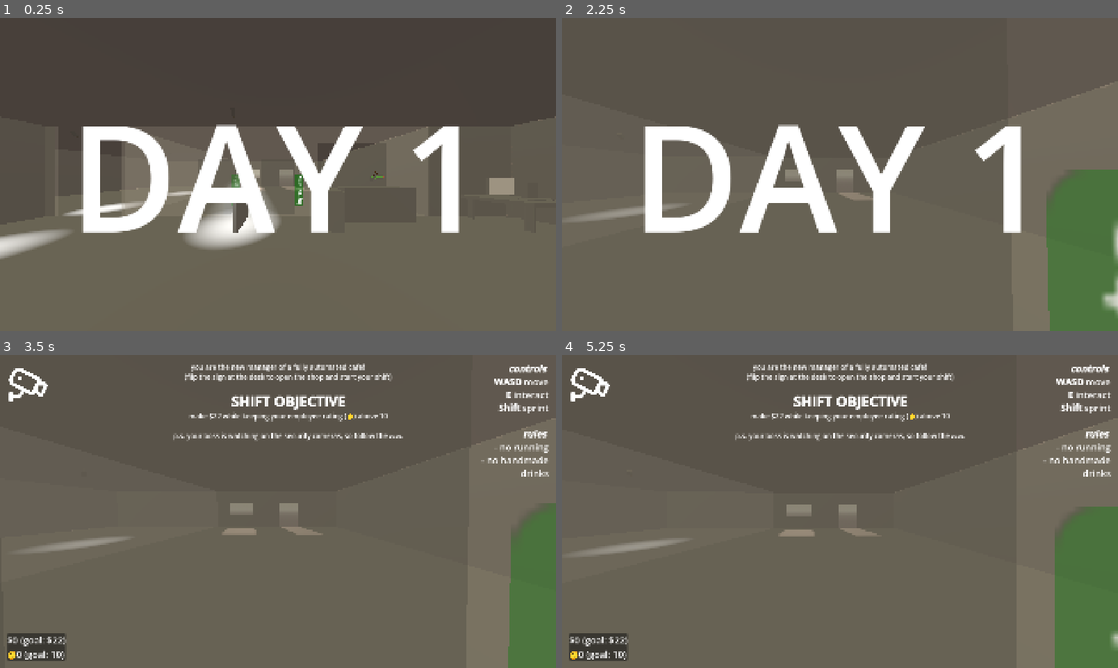
Above: before the commit, frames 1-4 (two rows, left to right).
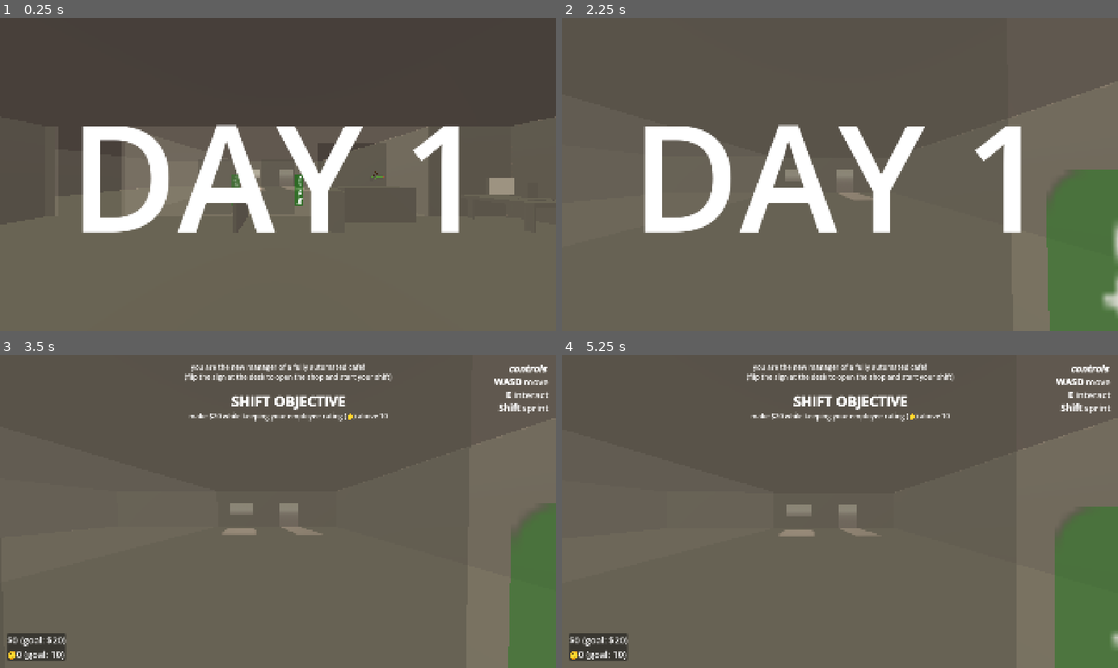
Above: after the commit, the same moments.

Repository: Sunday-Studio-Team/cafe
Game: Godot game, scene res://main.tscn
The game is run twice, just before and just after one commit, with the same random seed, the same clock (stepped at 60 frames per second) and the same inputs.
Inputs (mouse positions are in pixels of both pictures, inside the frame that each line leads up to):
- Up to frame 1 (0.25 s): no input
- Up to frame 2 (2.25 s): move the mouse to (867, 174) at 0.52 s; hold Shift (sprint) 0.53-1.28 s; hold W (move_forward) from 0.53 s (still down); move the mouse to (812, 174) at 1.27 s; tap E (interact) at 1.35 s; tap Shift (sprint) at 1.55 s; tap Enter at 2 s; move the mouse to (851, 168) at 2.02 s; hold Shift (sprint) from 2.03 s (still down)
- Up to frame 3 (3.5 s): keep holding W (move_forward); tap Space at 2.75 s; move the mouse to (272, 517) at 2.77 s; release Shift (sprint) at 2.78 s; tap I at 2.85 s; tap Shift (sprint) at 3.05 s
- Up to frame 4 (5.25 s): keep holding W (move_forward); tap Enter at 3.5 s; move the mouse to (878, 514) at 3.52 s; hold Shift (sprint) 3.53-4.28 s; move the mouse to (795, 508) at 4.27 s; tap E (interact) at 4.35 s; tap Shift (sprint) at 4.55 s; tap Space at 5 s; move the mouse to (845, 511) at 5.02 s; hold Shift (sprint) from 5.03 s (still down)

The runs differ from the first frame. In frame 1, 2.3% of the frame differs, in the area x 0-51%, y 52-78%; in frame 2, 0.3%; in frame 3, 1.5%; in frame 4, 1.5%.

Commit message:
add day 4
day 1 is now a shorter day with no cameras, all other days moved back by 1

Diff:
--- a/godot/autoloads/global.gd
+++ b/godot/autoloads/global.gd
@@ -26,7 +26,7 @@
 var day := 1
 # this just defines the max day where we quit if we beat it
 # (instead of loading the next day)
-var final_day := 3
+var final_day := 4
 # rules (true = rule in effect) (these are toggled per-day in main.gd)
 var holding_ingredients_rule := false
 
--- a/godot/main.gd
+++ b/godot/main.gd
@@ -1,6 +1,7 @@
 extends Node3D
 
 @export var machines: Array[Machine]
+@export var cameras: Node3D
 @export var side_machine: Machine
 @export var customer_spawn_timer: Timer
 @export var customer_scene: PackedScene
@@ -52,11 +53,20 @@
 
 # we reload this main scene to start each day, so we set all the per-day stuff here
 func set_per_day_stuff() -> void:
+	if Global.day >= 1:
+		game_timer.wait_time = 90
+		Stats.chance_of_machine_breaking = 0.3
+		Stats.daily_profit_goal = 20
+		cameras.hide()
 	if Global.day >= 2:
+		game_timer.wait_time = 120
+		Stats.chance_of_machine_breaking = 0.2
+		cameras.show()
+	if Global.day >= 3:
 		Stats.daily_profit_goal = 30
 		machines.append(side_machine)
 		side_machine.show()
-	if Global.day >= 3:
+	if Global.day >= 4:
 		Global.holding_ingredients_rule = true
 
 
--- a/godot/main.tscn
+++ b/godot/main.tscn
@@ -65,9 +65,10 @@
 format = 3
 stereo = true
 
-[node name="Main" type="Node3D" unique_id=1806237155 node_paths=PackedStringArray("machines", "side_machine", "customer_spawn_timer", "spot_for_customer_entry", "customer_leaving_spot", "game_timer", "window", "ui", "day_indicator", "minigame_controller")]
+[node name="Main" type="Node3D" unique_id=1806237155 node_paths=PackedStringArray("machines", "cameras", "side_machine", "customer_spawn_timer", "spot_for_customer_entry", "customer_leaving_spot", "game_timer", "window", "ui", "day_indicator", "minigame_controller")]
 script = ExtResource("1_ig7tw")
 machines = [NodePath("Machines/Machine2"), NodePath("Machines/Machine3")]
+cameras = NodePath("SecurityCams")
 side_machine = NodePath("Machines/Machine")
 customer_spawn_timer = NodePath("CustomerSpawnTimer")
 customer_scene = ExtResource("3_h2yge")
@@ -257,28 +258,30 @@
 [node name="Window" parent="." unique_id=556547264 instance=ExtResource("4_272bh")]
 transform = Transform3D(1, 0, 0, 0, 1, 0, 0, 0, 1, 2.4912045, 0, 4)
 
-[node name="SecurityCam" parent="." unique_id=557976636 instance=ExtResource("12_dg77c")]
+[node name="SecurityCams" type="Node3D" parent="." unique_id=1471552417]
+
+[node name="SecurityCam" parent="SecurityCams" unique_id=557976636 instance=ExtResource("12_dg77c")]
 transform = Transform3D(0.92853117, 0, -0.3712544, 0, 1, 0, 0.3712544, 0, 0.92853117, -6.9470425, 2.6975236, 4.209534)
 rotation_pause_length = 4.0
 
-[node name="SecurityCam2" parent="." unique_id=245896451 instance=ExtResource("12_dg77c")]
+[node name="SecurityCam2" parent="SecurityCams" unique_id=245896451 instance=ExtResource("12_dg77c")]
 transform = Transform3D(1, 0, 0, 0, 1, 0, 0, 0, 1, -0.9847103, 2.6719248, 5.5821085)
 rotation_time = 2.0
 rotation_pause_length = 4.0
 
-[node name="SpotLight3D" parent="SecurityCam2" index="0" unique_id=1348601655]
+[node name="SpotLight3D" parent="SecurityCams/SecurityCam2" index="0" unique_id=1348601655]
 spot_angle = 25.0
 
-[node name="SecurityCam3" parent="." unique_id=1837350934 instance=ExtResource("12_dg77c")]
+[node name="SecurityCam3" parent="SecurityCams" unique_id=1837350934 instance=ExtResource("12_dg77c")]
 transform = Transform3D(0.70710677, 0, -0.70710677, 0, 1, 0, 0.70710677, 0, 0.70710677, -5.8847103, 2.6719248, 6.8821087)
 rotation_amount = 45.0
 rotation_time = 2.0
 rotation_pause_length = 0.0
 
-[node name="SecurityCam4" parent="." unique_id=1261470041 instance=ExtResource("12_dg77c")]
+[node name="SecurityCam4" parent="SecurityCams" unique_id=1261470041 instance=ExtResource("12_dg77c")]
 transform = Transform3D(0.8660253, 0, -0.49999994, 0, 1, 0, 0.49999994, 0, 0.8660253, -7.086619, 2.6719248, 0.7078019)
 
-[node name="SpotLight3D" parent="SecurityCam4" index="0" unique_id=1348601655]
+[node name="SpotLight3D" parent="SecurityCams/SecurityCam4" index="0" unique_id=1348601655]
 spot_angle = 25.0
 
 [node name="OpenCloseSign" parent="." unique_id=1352342917 instance=ExtResource("6_w48qg")]
@@ -535,5 +538,5 @@
 horizontal_alignment = 1
 vertical_alignment = 1
 
-[editable path="SecurityCam2"]
-[editable path="SecurityCam4"]
+[editable path="SecurityCams/SecurityCam2"]
+[editable path="SecurityCams/SecurityCam4"]
--- a/godot/security_cam.gd
+++ b/godot/security_cam.gd
@@ -26,6 +26,10 @@
 
 
 func _physics_process(_delta: float) -> void:
+	# if cameras are hidden, treat that as them being disabled
+	if not is_visible_in_tree():
+		return
+
 	if not timer.is_stopped():
 		spotlight.light_color = Color.DIM_GRAY
 		return
--- a/godot/ui/ui.gd
+++ b/godot/ui/ui.gd
@@ -63,22 +63,31 @@
 			(flip the sign at the desk to open the shop and start your shift)
 
 			[b]SHIFT OBJECTIVE[/b]
-			make %s while keeping your employee rating (🙂) above %s
-
-			p.s. your boss is watching on the security cameras, so follow the [b][i]rules[/i][/b]."
+			make %s while keeping your employee rating (🙂) above %s"
 			% [Global.float_to_price(Stats.daily_profit_goal), Stats.employee_rating_goal]
 		)
 		rules_controls.text = (
 			"[b][i]controls [/i][/b]
 			[b]WASD[/b] move
 			[b]E[/b] interact
-			[b]Shift[/b] sprint
-
-			[b][i]rules [/i][/b]
+			[b]Shift[/b] sprint"
+		)
+		cctv_indicator.hide()
+	if Global.day >= 2:
+		objective.text = (
+			"your boss has added some security cameras to make sure you follow the [i]rules[/i]
+
+			[b]SHIFT OBJECTIVE[/b]
+			make %s while keeping your employee rating (🙂) above %s"
+			% [Global.float_to_price(Stats.daily_profit_goal), Stats.employee_rating_goal]
+		)
+		rules_controls.text += (
+			"\n[b][i]rules [/i][/b]
 			- no running
 			- no handmade drinks"
 		)
-	if Global.day >= 2:
+		cctv_indicator.show()
+	if Global.day >= 3:
 		objective.text = (
 			"your boss has installed a new machine! it's located around the corner on the left.
 			(your daily profit goal has been adjusted accordingly.)
@@ -87,7 +96,7 @@
 			make %s while keeping your employee rating (🙂) above %s"
 			% [Global.float_to_price(Stats.daily_profit_goal), Stats.employee_rating_goal]
 		)
-	if Global.day >= 3:
+	if Global.day >= 4:
 		objective.text = (
 			"your boss says you're using up too many ingredients.
 			new rule: don't take any more ingredients out of the store room.
